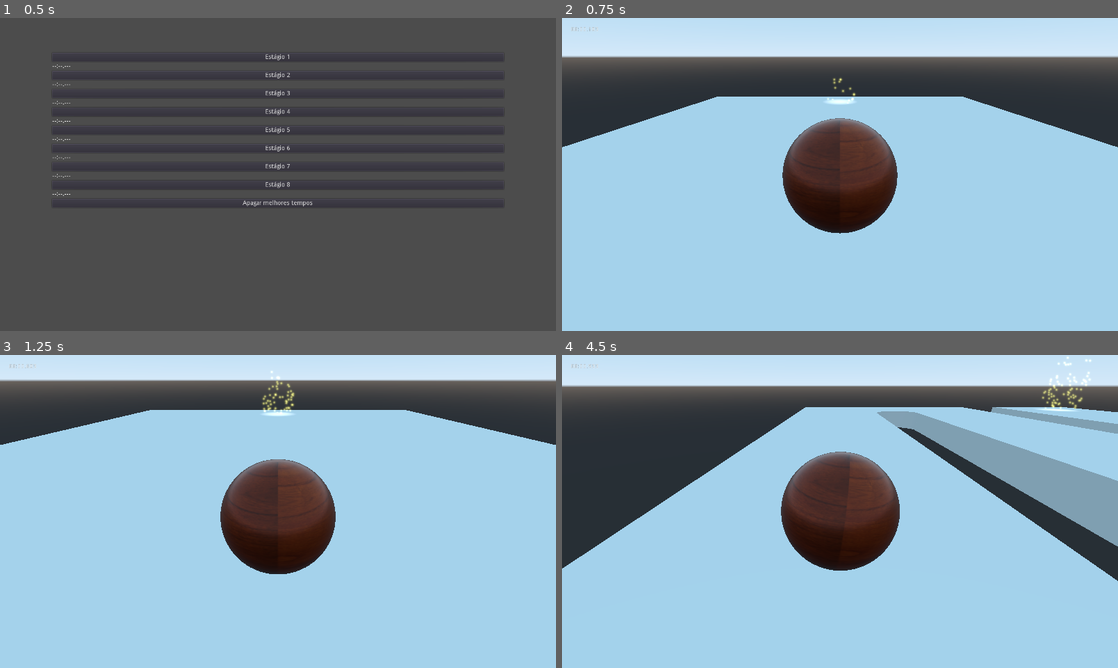
Above: before the commit, frames 1-4 (two rows, left to right).
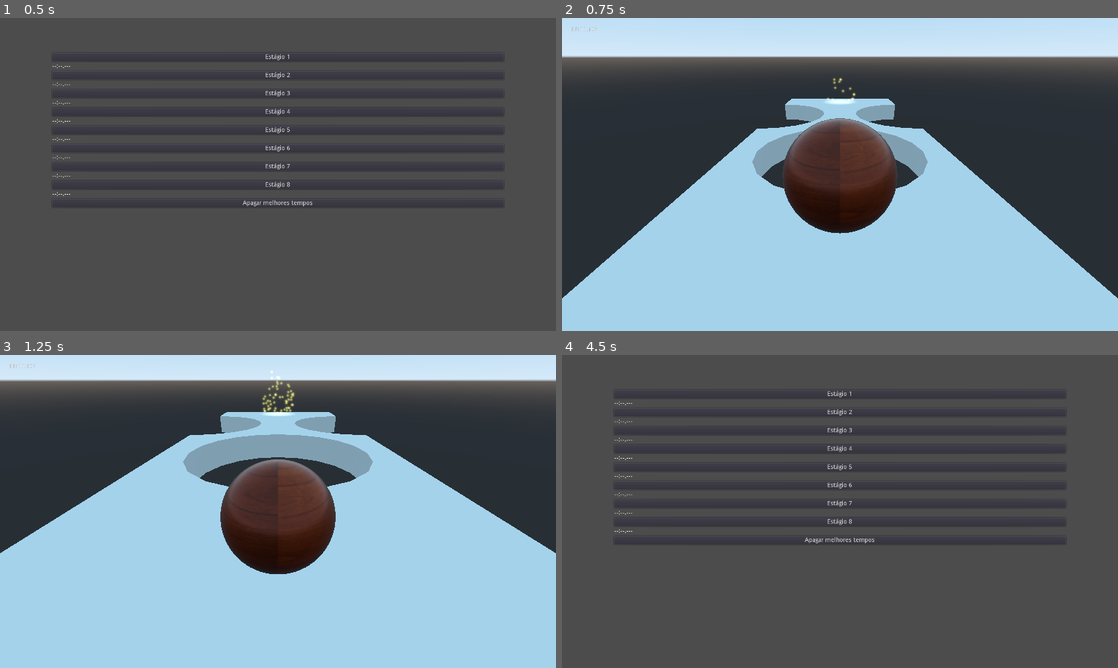
Above: after the commit, the same moments.

Repository: Brawmario/super-poli-ball
Game: Godot game, scene res://Main.tscn
Same seed, same stepped clock (60 frames per second), same inputs: the game is played once before the commit and once after it.
Inputs:
- Up to frame 1 (0.5 s): no input
- Up to frame 2 (0.75 s): click "Estágio 1" at 0.5 s
- Up to frame 3 (1.25 s): no input
- Up to frame 4 (4.5 s): tap Enter at 1.25 s; hold Right (move_right) 1.28-2 s; hold Backspace (return, bound only after the commit) 1.28-2 s; tap R at 1.55, 2.85 s; click "Estágio 2" at 2 s; hold Down (move_down) 2.78-3.5 s; tap Backspace (return, bound only after the commit) at 3.05 s; click "Estágio 3" at 3.5 s; hold Right (move_right) from 4.28 s (still down); hold Backspace (return, bound only after the commit) from 4.28 s (still down)

Frame 1 is identical in both runs. In frame 2, 25% of the frame differs, in the area x 0-100%, y 25-90%; in frame 3, 20%; in frame 4, 89%, in the area x 0-100%, y 0-100%.

Commit message:
Algumas alterações
- Consertado bolla presa em animação de dissolver.
- Criado evento "return", para voltar a tela de seleção de estágio.
- Incrementado estágio 1.

Diff:
--- a/Ball/Ball.gd
+++ b/Ball/Ball.gd
@@ -9,10 +9,16 @@
 var _time := -1.0
 var dissolving := false
 
+
+func _ready() -> void:
+	reset_dissolve()
+
+
 func _process(delta: float) -> void:
 	if dissolving:
 		_time += delta
 		_set_dissolve_shader()
+
 
 func _physics_process(delta: float) -> void:
 	var dir := Vector3()
@@ -34,6 +40,7 @@
 	# Aplicar torque a bola para que ela gire no sentido desejado
 	add_torque(target_axis*rot_speed)
 
+
 func dissolve() -> void:
 	dissolving = true
 	_time = -1.0
--- a/Main.gd
+++ b/Main.gd
@@ -6,13 +6,12 @@
 var in_level := false
 
 
-func _unhandled_input(event) -> void:
-	if event is InputEventKey:
-		if event.pressed and event.scancode == KEY_R and in_level:
-			free_level()
-			SaveManager.save_dict_to_file()
-			$StageSelector.update_times()
-			$StageSelector.show()
+func _unhandled_input(event: InputEvent) -> void:
+	if event.is_action_pressed("return") and in_level:
+		free_level()
+		SaveManager.save_dict_to_file()
+		$StageSelector.update_times()
+		$StageSelector.show()
 
 
 func _on_StageSelector_level_selected(packed_level: PackedScene) -> void:
--- a/Stages/Stage1/Stage1.tscn
+++ b/Stages/Stage1/Stage1.tscn
@@ -18,5 +18,26 @@
 use_collision = true
 
 [node name="CSGBox" type="CSGBox" parent="CSGCombiner" index="0"]
-width = 40.0
-depth = 40.0
+width = 15.0
+depth = 35.0
+
+[node name="CSGCylinder2" type="CSGCylinder" parent="CSGCombiner" index="1"]
+transform = Transform( 1, 0, 0, 0, 1, 0, 0, 0, 1, 7.501, 0, -7 )
+operation = 2
+radius = 5.718
+height = 3.0
+sides = 20
+
+[node name="CSGCylinder3" type="CSGCylinder" parent="CSGCombiner" index="2"]
+transform = Transform( 1, 0, 0, 0, 1, 0, 0, 0, 1, -7.501, 0, -7 )
+operation = 2
+radius = 5.718
+height = 3.0
+sides = 20
+
+[node name="CSGCylinder" type="CSGCylinder" parent="CSGCombiner" index="3"]
+transform = Transform( 1, 0, 0, 0, 1, 0, 0, 0, 1, 0, 0, 4.16243 )
+operation = 2
+radius = 5.718
+height = 11.2598
+sides = 20
--- a/project.godot
+++ b/project.godot
@@ -93,6 +93,12 @@
 , Object(InputEventJoypadMotion,"resource_local_to_scene":false,"resource_name":"","device":0,"axis":1,"axis_value":1.0,"script":null)
  ]
 }
+return={
+"deadzone": 0.5,
+"events": [ Object(InputEventKey,"resource_local_to_scene":false,"resource_name":"","device":0,"alt":false,"shift":false,"control":false,"meta":false,"command":false,"pressed":false,"scancode":16777220,"unicode":0,"echo":false,"script":null)
+, Object(InputEventJoypadButton,"resource_local_to_scene":false,"resource_name":"","device":0,"button_index":11,"pressure":0.0,"pressed":false,"script":null)
+ ]
+}
 
 [rendering]
 
